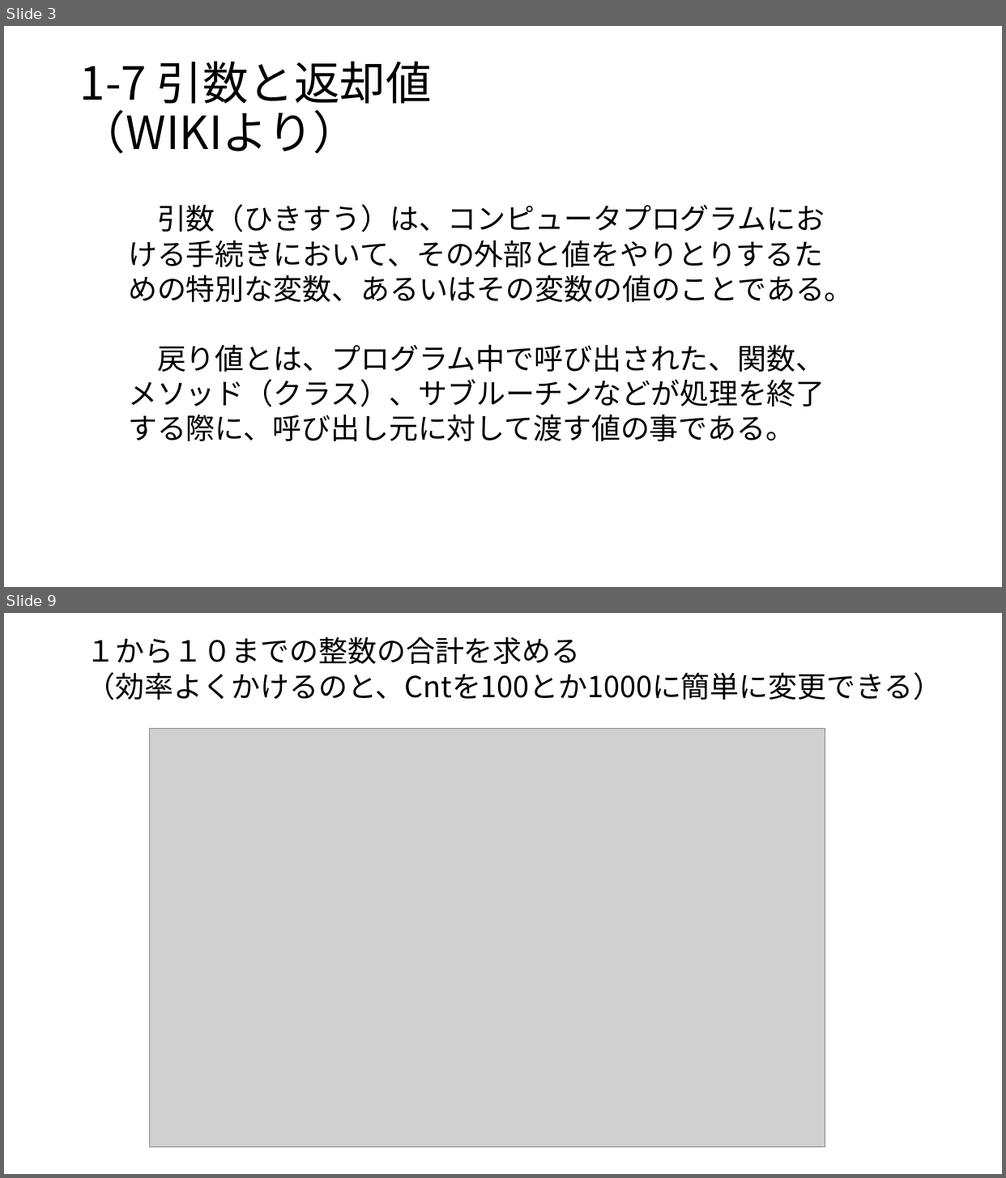
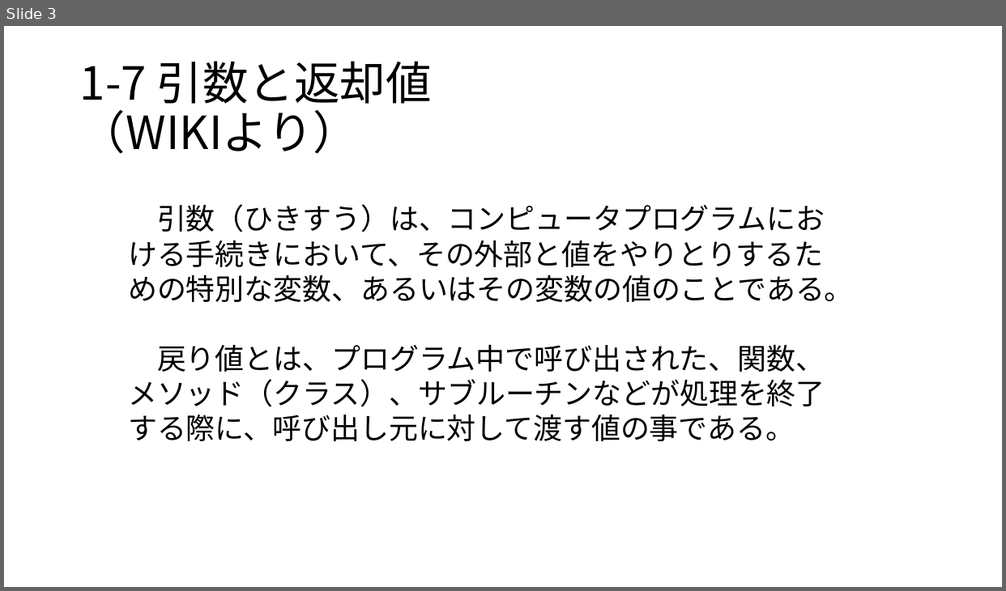
Before and after one commit to masakage/algorithm, a slide deck: docs/第5回引数と返却値.pptx. Shown one above the other, each under a label of ours: slides 3 and 9 before the commit, slide 3 after it; the slides between them are not shown. The pictures are 1006x1178 and 1006x591 pixels, drawn with LibreOffice and Linux fonts; fonts in the diff are those of the drawing; grey boxes stand for pictures. Boxes give left, top, right and bottom in pixels: in the first picture for what was removed or moved away, otherwise in the second. Text is boxed around its words. In the diff, an @@ line names an element or a change of style, - is before the commit and + after.

```diff
--- a/docs/第5回引数と返却値.pptx
+++ b/docs/第5回引数と返却値.pptx
@@ slide 9 removed at bbox=[4, 613, 1002, 1174], background #FFFFFF @@
@@ text removed at bbox=[86, 636, 942, 700] @@
-１から１０までの整数の合計を求める
-（効率よくかけるのと、Cntを100とか1000に簡単に変更できる）
@@ picture removed at bbox=[149, 729, 825, 1148] @@
```
Also in this commit, not shown: 3 slides changed, 4 slides added, 7 other slides removed, 3 other files.
